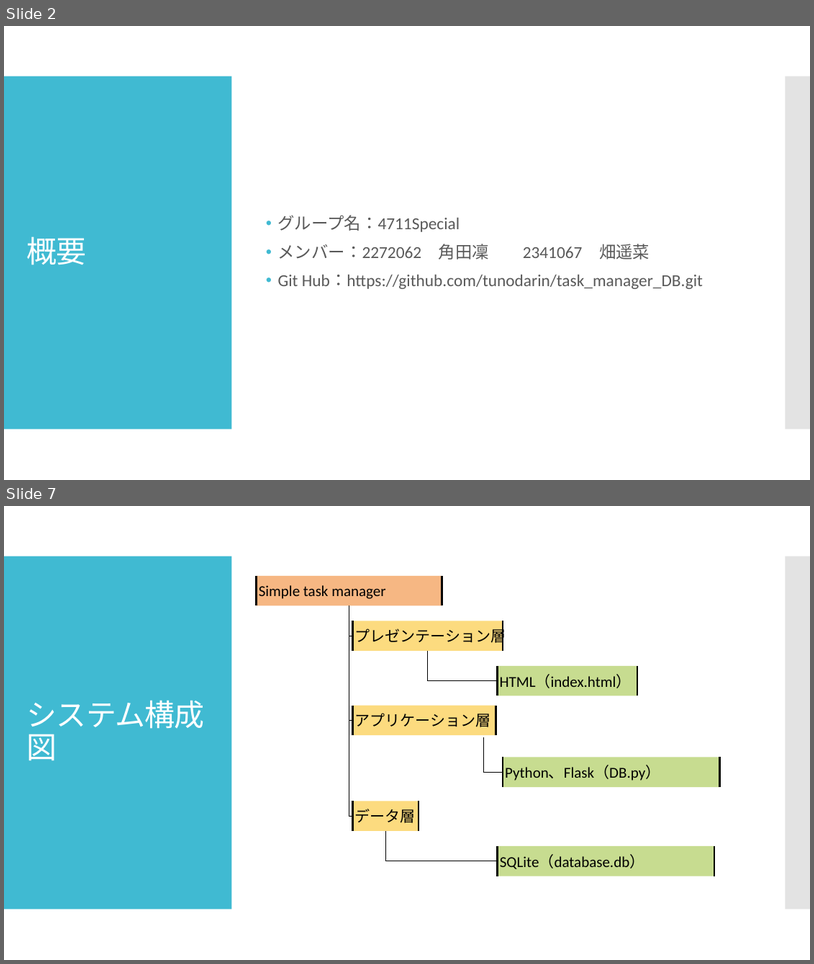
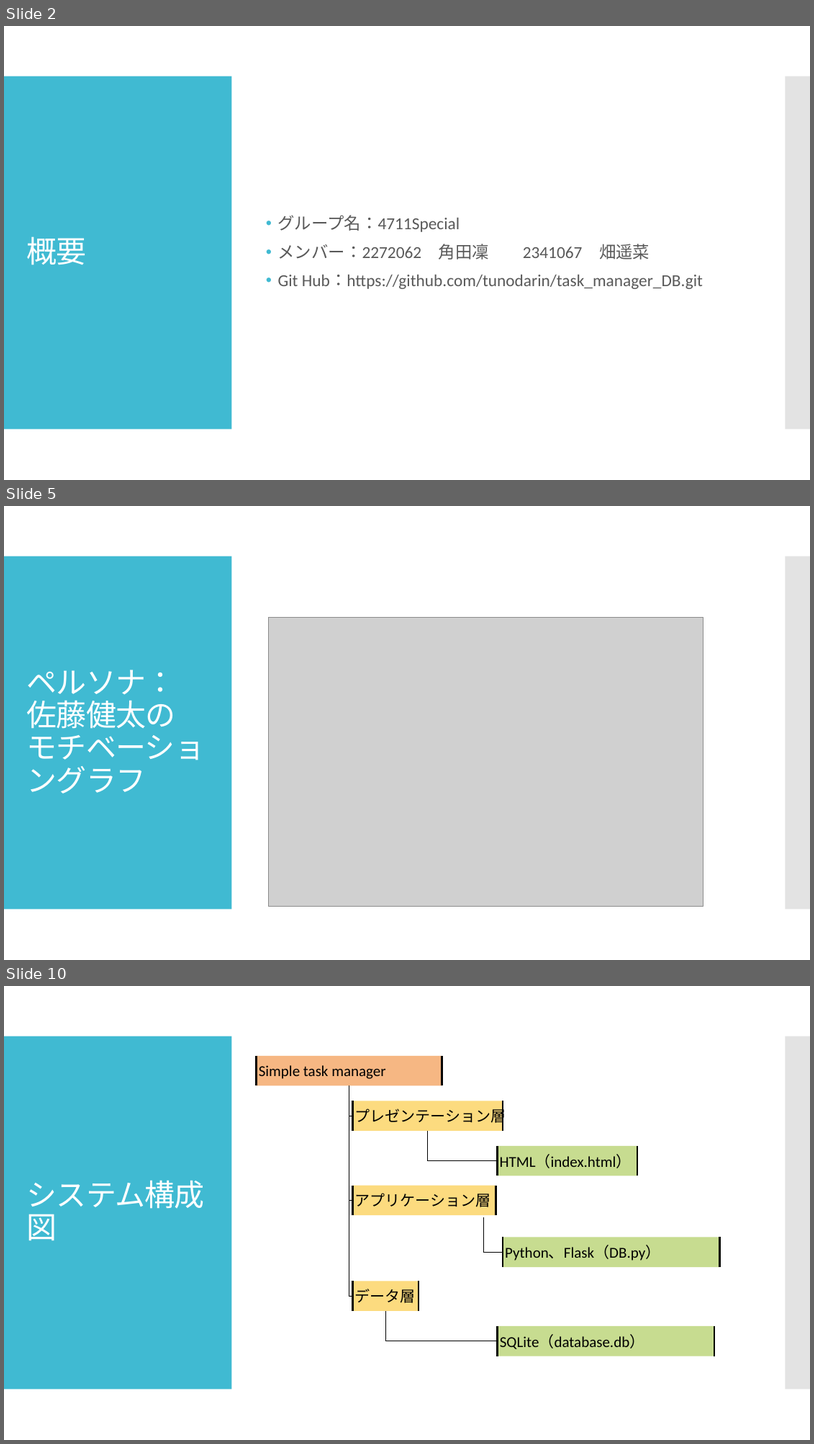
Before and after one commit to tunodarin/task_manager_DB, a slide deck: 4711最終.pptx. Shown one above the other, each under a label of ours: slides 2 and 7 before the commit, slides 2, 5 and 10 after it; the slides between them are not shown. The pictures are 814x964 and 814x1444 pixels, drawn with LibreOffice and Linux fonts; fonts in the diff are those of the drawing; grey boxes stand for pictures. Boxes give left, top, right and bottom in pixels: in the first picture for what was removed or moved away, otherwise in the second. Text is boxed around its words. In the diff, an @@ line names an element or a change of style, - is before the commit and + after.

Commit message:
プレゼンテーションを最終盤に差し替え

```diff
--- a/4711最終.pptx
+++ b/4711最終.pptx
@@ slide 5 added at [4, 506, 810, 960], background #FFFFFF; not listed: 2 template elements that a slide beside it also shows @@
@@ picture added at [269, 618, 704, 906] @@
@@ title added at [27, 669, 206, 793], 36 pt, text #FFFFFF @@
+ペルソナ：
+佐藤健太の
+モチベーショングラフ
@@ what was slide 7 is now slide 10 @@
```
Also in this commit, not shown: 4 slides changed, 3 other slides added, 1 slide removed.
